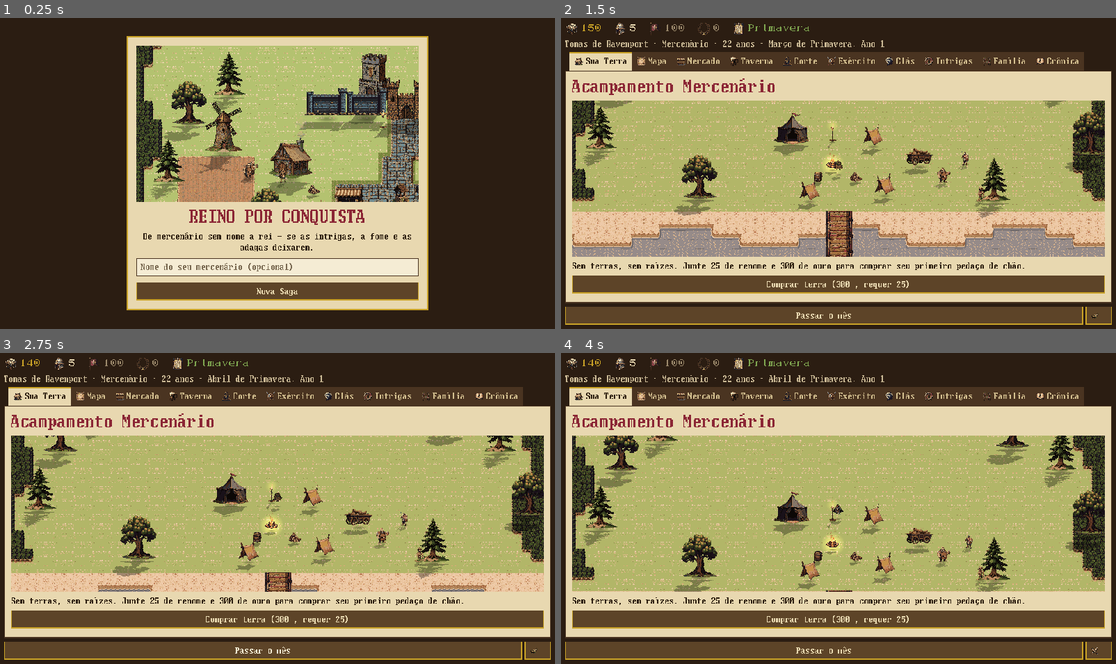
Above: before the commit, frames 1-4 (two rows, left to right).
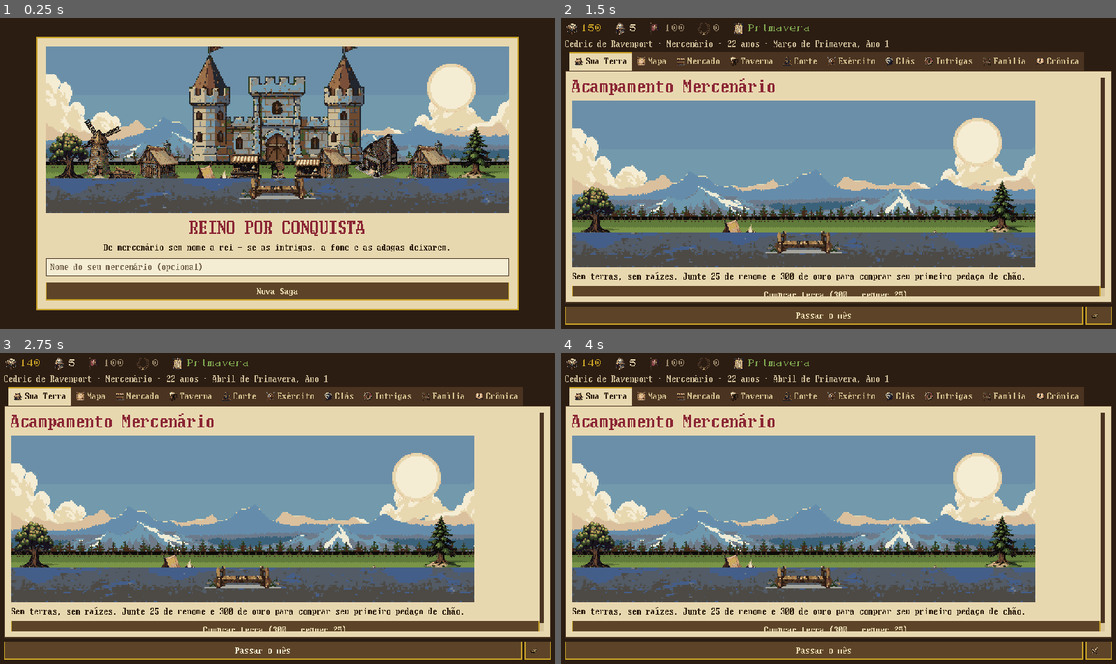
Above: after the commit, the same moments.

Repository: FelpsLuz/livro-receitas
Game: Godot game, scene res://cenas/principal.tscn
Same seed, same stepped clock (60 frames per second), same inputs: the game is played once before the commit and once after it.
Inputs (mouse positions are in pixels of both pictures, inside the frame that each line leads up to):
- Up to frame 1 (0.25 s): no input
- Up to frame 2 (1.5 s): click "Nova Saga" at 0.5 s; click "Comprar terra (300 , requer 2…" at 1.25 s
- Up to frame 3 (2.75 s): click "Passar o mês" at 2 s
- Up to frame 4 (4 s): click (1099, 651) at 2.77 s; click "Comprar terra (300 , requer 2…" at 3.5 s

The runs differ from the first frame. In frame 1, 59% of the frame differs, in the area x 6-94%, y 5-94%; in frame 2, 55%; in frame 3, 55%; in frame 4, 56%.

Commit message:
Panorama: a vila deixa de ser vista de cima e passa a ser vista de frente
A referência que o usuário mandou é uma cena em ELEVAÇÃO — céu, serra ao
fundo, floresta, muralha, castelo, vila e um rio com ponte no primeiro plano.
Uma vista de cima não consegue mostrar céu e horizonte ao mesmo tempo, e é
isso que fazia a tela parecer tabuleiro em vez de mundo.

Não é uma ilustração por local
------------------------------
Uma imagem única por assentamento não escala: estação, evento (cerco, fome,
rebelião) e nível de evolução multiplicariam o número de imagens. A cena é
uma PILHA de camadas, e trocar o inverno é trocar UMA delas.
A vila cresce sozinha com a terra: a muralha aparece no nível 3, o castelo no
4, e cada construção tem o nível em que entra — o Progression Gate deixa de
ser só um número na ficha e vira o que se vê.

A perspectiva atmosférica é CÓDIGO, não prompt
-----------------------------------------------
Quanto mais longe, menos contraste e mais matiz do céu. Pedir isso ao modelo
daria resultado diferente a cada geração; um `modulate` por camada dá o mesmo
sempre e é calibrável sem gastar crédito. Serra distante 0,30 · serra próxima
0,16 · floresta 0,07 · muralha 0,04 · primeiro plano 0.

Arte a 400×144, desenhada a 2× exatos. O limite da API é 400 de largura, e
2× é fator inteiro — meio pixel de escala é o que faz pixel art tremer.

Três defeitos do gerador, achados medindo e não olhando
--------------------------------------------------------
  · o campo veio quase branco (#cafdee, H162° L96) e mapeava para creme;
  · o rio veio 61% TRANSPARENTE, com barranco verde no lugar da água;
  · a ponte trouxe água pintada junto, apesar de no_background.
Os prompts foram refeitos fechando a brecha ("a imagem INTEIRA é água,
opaca, sem barranco, sem céu"). E o rio precisou virar `faixa`: pedir
remoção de fundo num ativo que É fundo devolve um PNG vazio.

Dois defeitos no requantizador, ambos capazes de destruir arte
---------------------------------------------------------------
  · o espelho de .original/ nunca era atualizado, então regerar um ativo e
    requantizar de novo aplicava o encaixe sobre arte JÁ encaixada, usando
    como referência de ordem uma imagem que não existe mais. Medido: um campo
    de 2 cores virou 1, e o rio virou transparente. Agora o espelho respeita
    mtime.
  · a limpeza de órfãos não tinha teto. Numa arte quase chapada quase todo
    pixel é "órfão", e o rio de 21 cores colapsou numa só com 2408 trocas.
    Agora ela é abortada se fosse mexer em mais de 5% do asset — isso não é
    confete, é textura.

Custo desta etapa: US$ 0,13 em 12 camadas. Saldo: US$ 7,97.
441 testes passando.

Co-Authored-By: Claude Opus 5 <noreply@anthropic.com>
Claude-Session: https://claude.ai/code/session_01WsmXkEpCuL1sCQNLixPPeW

Diff:
--- a/reino-por-conquista-godot/cenas/principal.gd
+++ b/reino-por-conquista-godot/cenas/principal.gd
@@ -22,6 +22,7 @@
 const CidadeView = preload("res://scripts/cidade_view.gd")
 const CidadeCena = preload("res://scripts/cidade_cena.gd")
 const VilaCena = preload("res://scripts/vila_cena.gd")
+const PanoramaCena = preload("res://scripts/panorama_cena.gd")
 const Icones = preload("res://scripts/icones.gd")
 const Recrutamento = preload("res://scripts/recrutamento.gd")
 const Geopolitica = preload("res://scripts/geopolitica.gd")
@@ -103,7 +104,7 @@
 	v.add_theme_constant_override("separation", 10)
 	caixa.add_child(v)
 	# a tela de título mostra um reino no auge — a mesma vila do jogo, nível 5
-	var vitrine: SubViewportContainer = VilaCena.new() if VilaCena.disponivel() else CidadeCena.new()
+	var vitrine: SubViewportContainer = _nova_cena()
 	vitrine.custom_minimum_size = Vector2(480, 270)
 	v.add_child(vitrine)
 	vitrine.estado = {"terra": {"nivel": 5}, "mes": 6}
@@ -229,7 +230,7 @@
 
 	# vila em nós nativos quando os assets v2 estão lá; senão, o cenário
 	# procedural de sempre. As duas cenas têm a mesma API (.estado, semear_npcs).
-	cidade_view = VilaCena.new() if VilaCena.disponivel() else CidadeCena.new()
+	cidade_view = _nova_cena()
 	_montar_quartel()
 
 ## A cidade_view sai da árvore quando outra aba está ativa (atualizar() a
@@ -263,6 +264,16 @@
 ## o tempo restante — quem guarda é a fila, dentro do state. O Timer só
 ## empurra o relógio 1 segundo por vez, exatamente como o turno mensal faz
 ## com 600 de uma vez. Salvar no meio do treino não perde nada.
+## A cena da terra, na ordem de preferência: panorama em elevação → vila de
+## cima em TileMap → cenário procedural. As três têm a mesma API (.estado e
+## semear_npcs), então quem chama não precisa saber qual entrou.
+func _nova_cena() -> SubViewportContainer:
+	if PanoramaCena.disponivel():
+		return PanoramaCena.new()
+	if VilaCena.disponivel():
+		return VilaCena.new()
+	return CidadeCena.new()
+
 func _montar_quartel() -> void:
 	quartel = Timer.new()
 	quartel.wait_time = 1.0
--- /dev/null
+++ b/reino-por-conquista-godot/scripts/panorama_cena.gd
@@ -0,0 +1,299 @@
+# ============================================================
+# PANORAMA — a vila vista de FRENTE, em camadas empilhadas.
+#
+# Substitui a vila em TileMapLayer vista de cima. Não é troca de gosto: uma
+# vista de cima não consegue mostrar céu, serra ao fundo e muralha ao mesmo
+# tempo, e é isso que faz a tela parecer um mundo em vez de um tabuleiro.
+#
+# A pilha, de trás para a frente:
+#   0 céu        1 sol        2 serra distante   3 serra próxima
+#   4 floresta   5 muralha    6 castelo          7 campo
+#   8 construções da vila     9 aldeões          10 rio + ponte
+#
+# O que NÃO é gerado por IA
+# -------------------------
+# A perspectiva atmosférica — quanto mais longe, menos saturado e mais claro —
+# é aplicada aqui, com `modulate` por camada. Pedir isso ao modelo daria um
+# resultado diferente a cada geração; um multiplicador de cor dá o mesmo
+# sempre e é calibrável sem gastar crédito.
+#
+# Escala
+# ------
+# A arte vive numa tela de 400x144 e é desenhada a 2x, exatos 800x288. Fator
+# inteiro: meio pixel de escala é o que faz pixel art tremer. Todo número de
+# posição neste arquivo está em PIXELS DE ARTE, não de tela.
+# ============================================================
+extends SubViewportContainer
+
+const PASTA := "res://assets_v2/panorama/"
+const OBJETOS := "res://assets_v2/objects/"
+const PersonagensV2 = preload("res://scripts/personagens_v2.gd")
+const Vfx = preload("res://scripts/vfx.gd")
+
+const ARTE := Vector2i(400, 144)
+const ESCALA := 2
+
+## Onde a base de cada faixa se apoia, em Y de arte. Estes números vêm da
+## composição da referência: o horizonte fica no terço superior, a muralha
+## corta a floresta, e o rio ocupa a faixa da frente.
+const Y_SERRA_LONGE := 46
+const Y_SERRA_PERTO := 58
+const Y_FLORESTA := 78
+const Y_MURALHA := 88
+const Y_CASTELO := 92
+const Y_CAMPO := 100
+const Y_RIO := 144
+## Altura da faixa de rio DESENHADA (a arte é mais alta de propósito).
+const ALTURA_RIO := 30
+
+## Perspectiva atmosférica: multiplicador de cor por distância. O céu é a cor
+## para a qual tudo longe converge, então a serra distante recebe quase a cor
+## do céu e o primeiro plano não recebe nada.
+const AR := Color("8fb4cf")
+const NEBLINA := {
+	"serra_longe": 0.30, "serra_perto": 0.16, "floresta": 0.07,
+	"muralha": 0.04, "castelo": 0.0, "campo": 0.0,
+}
+
+## As construções da vila, em pixels de ARTE: x, base y, escala e a partir de
+## que nível da terra cada uma aparece. A vila cresce sem gerar arte nova.
+const CONSTRUCOES := [
+	{"n": "moinho_vento", "x": 46, "y": 118, "e": 0.30, "nivel": 2},
+	{"n": "casa_camponesa", "x": 96, "y": 120, "e": 0.26, "nivel": 1},
+	{"n": "tenda_simples", "x": 138, "y": 121, "e": 0.24, "nivel": 0},
+	{"n": "barraca_mercado", "x": 172, "y": 121, "e": 0.24, "nivel": 2},
+	{"n": "casa_camponesa", "x": 246, "y": 119, "e": 0.24, "nivel": 1},
+	{"n": "ferraria", "x": 286, "y": 118, "e": 0.28, "nivel": 3},
+	{"n": "barraca_mercado", "x": 226, "y": 122, "e": 0.22, "nivel": 2},
+	{"n": "casa_camponesa", "x": 330, "y": 120, "e": 0.26, "nivel": 1},
+	{"n": "poco_pedra", "x": 200, "y": 122, "e": 0.22, "nivel": 1},
+	{"n": "carroca", "x": 66, "y": 122, "e": 0.22, "nivel": 2},
+	{"n": "arvore_carvalho", "x": 20, "y": 118, "e": 0.28, "nivel": 0},
+	{"n": "arvore_pinheiro", "x": 372, "y": 116, "e": 0.30, "nivel": 0},
+	{"n": "fogueira_acampamento", "x": 154, "y": 123, "e": 0.20, "nivel": 0},
+]
+
+var viewport: SubViewport
+var mundo: Node2D
+var camadas: Dictionary = {}
+var _nivel_montado := -99
+var _rng := RandomNumberGenerator.new()
+
+var estado: Dictionary = {}:
+	set(v):
+		estado = v
+		_montar()
+
+## O panorama só existe com as camadas no disco; sem elas principal.gd
+## continua com a vila de cima, e o jogo nunca fica sem cenário.
+static func disponivel() -> bool:
+	for n in ["pan_ceu_dia", "pan_campo_verao", "pan_castelo", "pan_rio"]:
+		if not ResourceLoader.exists(PASTA + n + ".png"):
+			return false
+	return true
+
+static func _tex(nome: String) -> Texture2D:
+	var c := PASTA + nome + ".png"
+	if not ResourceLoader.exists(c):
+		return null
+	var t = load(c)
+	return t if t is Texture2D else null
+
+func _init() -> void:
+	stretch = false
+	custom_minimum_size = Vector2(ARTE.x * ESCALA, ARTE.y * ESCALA)
+	size_flags_horizontal = Control.SIZE_SHRINK_CENTER
+
+	viewport = SubViewport.new()
+	viewport.size = ARTE * ESCALA
+	viewport.transparent_bg = false
+	viewport.canvas_item_default_texture_filter = \
+		Viewport.DEFAULT_CANVAS_ITEM_TEXTURE_FILTER_NEAREST
+	add_child(viewport)
+
+	mundo = Node2D.new()
+	mundo.name = "Mundo"
+	mundo.scale = Vector2(ESCALA, ESCALA)
+	viewport.add_child(mundo)
+
+## Uma camada de fundo: sprite ancorado pelo TOPO-ESQUERDA, na cor do ar.
+func _faixa(nome: String, y: int, neblina: float = 0.0) -> Sprite2D:
+	var t := _tex(nome)
+	if t == null:
+		return null
+	var s := Sprite2D.new()
+	s.name = nome
+	s.texture = t
+	s.centered = false
+	s.position = Vector2(0, y)
+	s.texture_filter = CanvasItem.TEXTURE_FILTER_NEAREST
+	s.modulate = _com_ar(neblina)
+	mundo.add_child(s)
+	camadas[nome] = s
+	return s
+
+## A cor da perspectiva atmosférica: mistura com o ar e perde contraste.
+static func _com_ar(f: float) -> Color:
+	if f <= 0.0:
+		return Color.WHITE
+	# `modulate` MULTIPLICA, então não dá para clarear com ele sozinho. O que
+	# dá é puxar cada canal na direção da cor do ar sem passar de 1.0 — o
+	# efeito é o mesmo que o olho lê como "mais longe": menos contraste e
+	# matiz puxado para o céu.
+	return Color(
+		lerpf(1.0, AR.r + 0.25, f),
+		lerpf(1.0, AR.g + 0.25, f),
+		lerpf(1.0, AR.b + 0.25, f))
+
+func _montar() -> void:
+	var nivel: int = 0
+	if estado.get("terra") != null:
+		nivel = int(estado["terra"].get("nivel", 0))
+	var mes: int = int(estado.get("mes", 6))
+	if nivel == _nivel_montado and camadas.has("mes") and camadas["mes"] == mes:
+		return
+	_nivel_montado = nivel
+	for f in mundo.get_children():
+		f.queue_free()
+	camadas.clear()
+	camadas["mes"] = mes
+	_rng.seed = 20260805
+
+	var estacao := _estacao(mes)
+
+	# 0. céu ocupa tudo por trás
+	_faixa(_ceu_de(estacao), 0)
+
+	# 1. sol no canto superior direito, como na referência
+	var sol := _tex("pan_sol")
+	if sol != null:
+		var s := Sprite2D.new()
+		s.texture = sol
+		s.centered = false
+		s.position = Vector2(ARTE.x - 74, 12)
+		s.texture_filter = CanvasItem.TEXTURE_FILTER_NEAREST
+		mundo.add_child(s)
+
+	# 2-4. serras e floresta, cada uma com mais ar que a seguinte
+	_faixa("pan_montanha_longe", Y_SERRA_LONGE, NEBLINA["serra_longe"])
+	_faixa("pan_montanha_perto", Y_SERRA_PERTO, NEBLINA["serra_perto"])
+	_faixa("pan_floresta_" + estacao, Y_FLORESTA, NEBLINA["floresta"])
+
+	# 5-6. muralha e castelo só existem quando a terra cresce: é o Progression
+	#      Gate aparecendo na tela, não só na ficha
+	if nivel >= 3:
+		_faixa("pan_muralha", Y_MURALHA, NEBLINA["muralha"])
+	if nivel >= 4:
+		var cas := _tex("pan_castelo")
+		if cas != null:
+			var s := Sprite2D.new()
+			s.texture = cas
+			s.centered = false
+			s.position = Vector2((ARTE.x - cas.get_width()) / 2.0,
+				Y_CASTELO - cas.get_height() + 26)
+			s.texture_filter = CanvasItem.TEXTURE_FILTER_NEAREST
+			s.modulate = _com_ar(NEBLINA["castelo"])
+			mundo.add_child(s)
+
+	# 7. campo
+	_faixa("pan_campo_" + _campo_de(estacao), Y_CAMPO)
+
+	# 8. construções, do fundo para a frente (quem tem base mais baixa na
+	#    tela está mais perto, então desenha depois)
+	var lista: Array = CONSTRUCOES.filter(func(c): return nivel >= int(c["nivel"]))
+	lista.sort_custom(func(a, b): return int(a["y"]) < int(b["y"]))
+	for c in lista:
+		_construcao(c)
+
+	# 9. aldeões: a vila só parece habitada com gente do tamanho certo
+	_aldeoes(mini(3 + nivel * 2, 11))
+
+	# 10. rio e ponte, na frente de tudo
+	# O rio é gerado alto (64px) para o modelo ter espaço de desenhar água de
+	# verdade, mas na cena ele é só a FAIXA DA FRENTE. Sem o recorte ele cobre
+	# metade do quadro e afoga a vila.
+	var rio := _tex("pan_rio")
+	if rio != null:
+		var s := Sprite2D.new()
+		s.texture = rio
+		s.centered = false
+		s.region_enabled = true
+		s.region_rect = Rect2(0, rio.get_height() - ALTURA_RIO,
+			rio.get_width(), ALTURA_RIO)
+		s.position = Vector2(0, ARTE.y - ALTURA_RIO)
+		s.texture_filter = CanvasItem.TEXTURE_FILTER_NEAREST
+		mundo.add_child(s)
+	var ponte := _tex("pan_ponte")
+	if ponte != null:
+		var s := Sprite2D.new()
+		s.texture = ponte
+		s.centered = false
+		# alinhada ao portão do castelo, como na referência
+		s.position = Vector2((ARTE.x - ponte.get_width()) / 2.0,
+			ARTE.y - ALTURA_RIO - ponte.get_height() + 30)
+		s.texture_filter = CanvasItem.TEXTURE_FILTER_NEAREST
+		mundo.add_child(s)
+
+func _construcao(c: Dictionary) -> void:
+	var caminho := OBJETOS + str(c["n"]) + ".png"
+	if not ResourceLoader.exists(caminho):
+		return
+	var t = load(caminho)
+	if not (t is Texture2D):
+		return
+	var s := Sprite2D.new()
+	s.texture = t
+	s.centered = false
+	s.scale = Vector2(float(c["e"]), float(c["e"]))
+	# ancorado pelos PÉS: a base do sprite encosta na linha do chão
+	s.position = Vector2(float(c["x"]) - t.get_width() * float(c["e"]) * 0.5,
+		float(c["y"]) - t.get_height() * float(c["e"]))
+	s.texture_filter = CanvasItem.TEXTURE_FILTER_NEAREST
+	mundo.add_child(s)
+	# sombra projetada, na mesma direção do resto do jogo
+	var sombra := Vfx.sombra_projetada(t, 0.26)
+	if sombra != null:
+		sombra.offset = Vector2(0, 0)
+		sombra.position = Vector2(t.get_width() / 2.0, t.get_height())
+		s.add_child(sombra)
+
+func _aldeoes(quantos: int) -> void:
+	# o mesmo elenco que a vila antiga usava: os retratos de tropa e de NPC
+	# servem de aldeão em escala pequena, e não custam geração nova
+	var elenco := ["tropa_campones", "tropa_lanceiro", "taverneiro",
+		"tropa_espadachim", "heroi_jogador", "tropa_arqueiro"]
+	for i in quantos:
+		var id: String = elenco[i % elenco.size()]
+		var no: AnimatedSprite2D = PersonagensV2.criar(id, 0.16)
+		if no == null:
+			continue
+		var x := 30.0 + _rng.randf() * (ARTE.x - 60.0)
+		var y := 116.0 + _rng.randf() * 8.0
+		no.position = Vector2(x, y)
+		no.texture_filter = CanvasItem.TEXTURE_FILTER_NEAREST
+		mundo.add_child(no)
+
+static func _estacao(mes: int) -> String:
+	var m: int = ((mes - 1) % 12 + 12) % 12 + 1
+	if m in [12, 1, 2]:
+		return "inverno"
+	if m in [9, 10, 11]:
+		return "outono"
+	return "verao"
+
+func _ceu_de(estacao: String) -> String:
+	if estacao == "inverno" and _tex("pan_ceu_inverno") != null:
+		return "pan_ceu_inverno"
+	return "pan_ceu_dia"
+
+func _campo_de(estacao: String) -> String:
+	# floresta e campo têm variante por estação; se a variante não foi gerada,
+	# cai no verão em vez de sumir da tela
+	if _tex("pan_campo_" + estacao) != null:
+		return estacao
+	return "verao"
+
+## Mesma API da vila antiga, para principal.gd trocar uma pela outra sem saber.
+func semear_npcs() -> void:
+	_nivel_montado = -99
+	_montar()
Binary file added: reino-por-conquista-godot/assets_v2/panorama/pan_campo_verao.png
Not shown, added: reino-por-conquista-godot/assets_v2/panorama/pan_campo_verao.png.import
Binary file added: reino-por-conquista-godot/assets_v2/panorama/pan_castelo.png
Not shown, added: reino-por-conquista-godot/assets_v2/panorama/pan_castelo.png.import
Binary file added: reino-por-conquista-godot/assets_v2/panorama/pan_ceu_dia.png
Not shown, added: reino-por-conquista-godot/assets_v2/panorama/pan_ceu_dia.png.import
Binary file added: reino-por-conquista-godot/assets_v2/panorama/pan_floresta_verao.png
Not shown, added: reino-por-conquista-godot/assets_v2/panorama/pan_floresta_verao.png.import
Binary file added: reino-por-conquista-godot/assets_v2/panorama/pan_montanha_longe.png
Not shown, added: reino-por-conquista-godot/assets_v2/panorama/pan_montanha_longe.png.import
Binary file added: reino-por-conquista-godot/assets_v2/panorama/pan_montanha_perto.png
Not shown, added: reino-por-conquista-godot/assets_v2/panorama/pan_montanha_perto.png.import
(and 10 more such lines)
